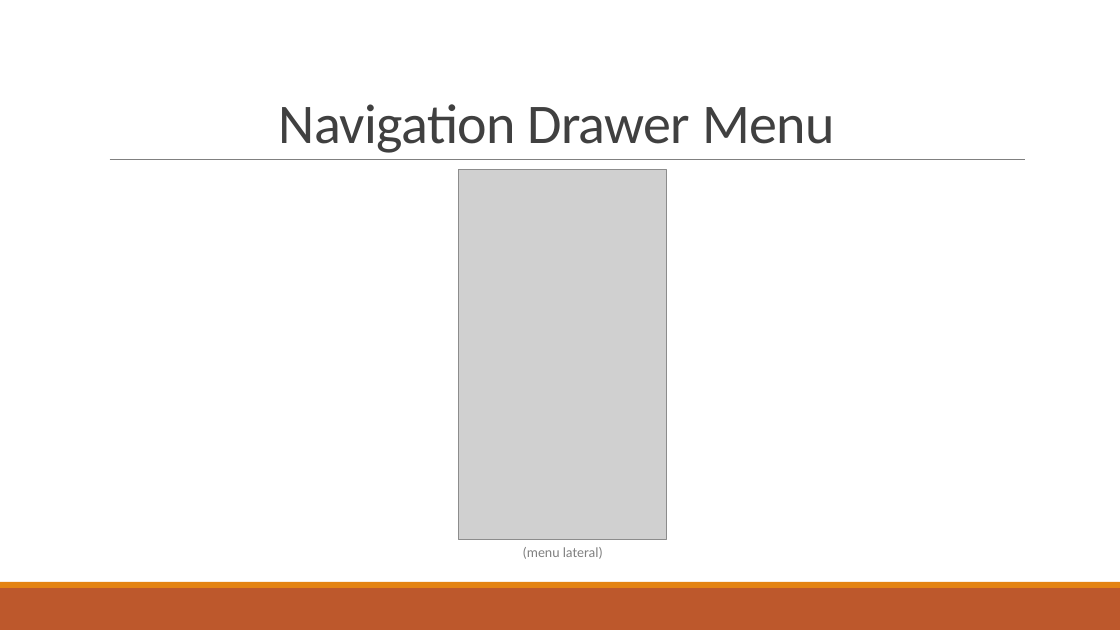
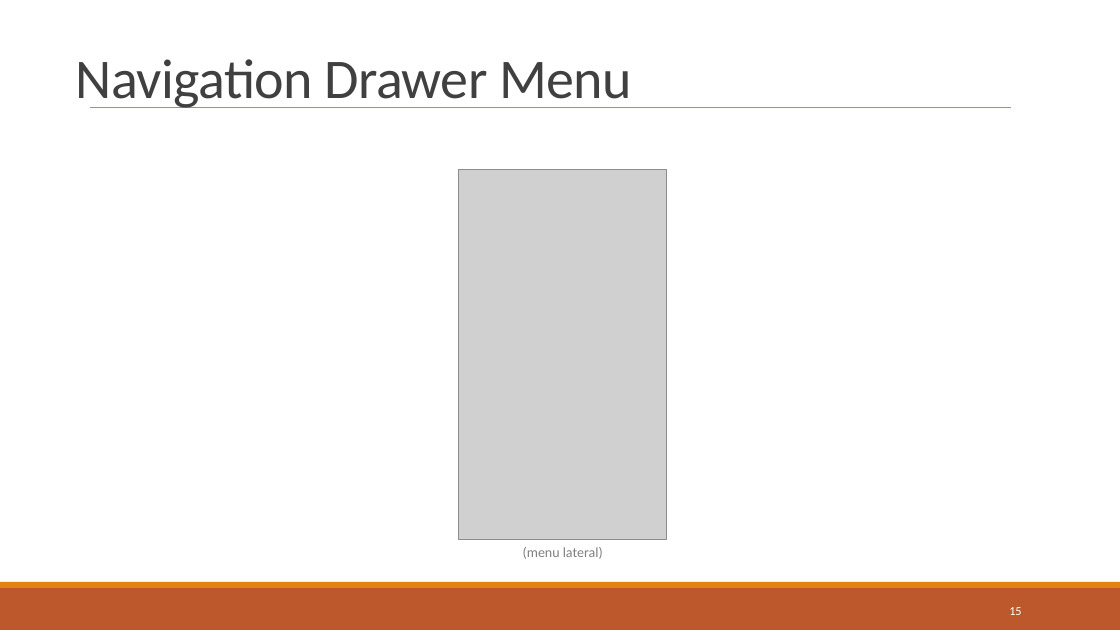
Before and after one commit to lodyny/ProjetoCM, a slide deck: slide 15 of CM-Not-So-Chubby_E3.pptx. Drawn at 1120x630 pixels with LibreOffice and Linux fonts; fonts in the diff are those of the drawing; grey boxes stand for pictures. Boxes give left, top, right and bottom in pixels: in the first picture for what was removed or moved away, otherwise in the second. Text is boxed around its words. In the diff, an @@ line names an element or a change of style, - is before the commit and + after.

```diff
--- a/CM-Not-So-Chubby_E3.pptx
+++ b/CM-Not-So-Chubby_E3.pptx
@@ title "Navigation Drawer Menu": place and size @@
-title "Navigation Drawer Menu" at [279, 104, 835, 153]
+title "Navigation Drawer Menu" at [76, 59, 632, 108]
@@ line added from (90, 108) to (1012, 108), #E48312 1 pt @@
@@ rectangle added at [108, 140, 1035, 181], fill #FFFFFF, outline #FFFFFF 1.25 pt @@
@@ line removed from (110, 160) to (1026, 160) @@
@@ page number added at [1009, 607, 1021, 615], 10.5 pt, text #FFFFFF @@
+15
```
Also in this commit, not shown: 17 other slides changed, 1 other file.
